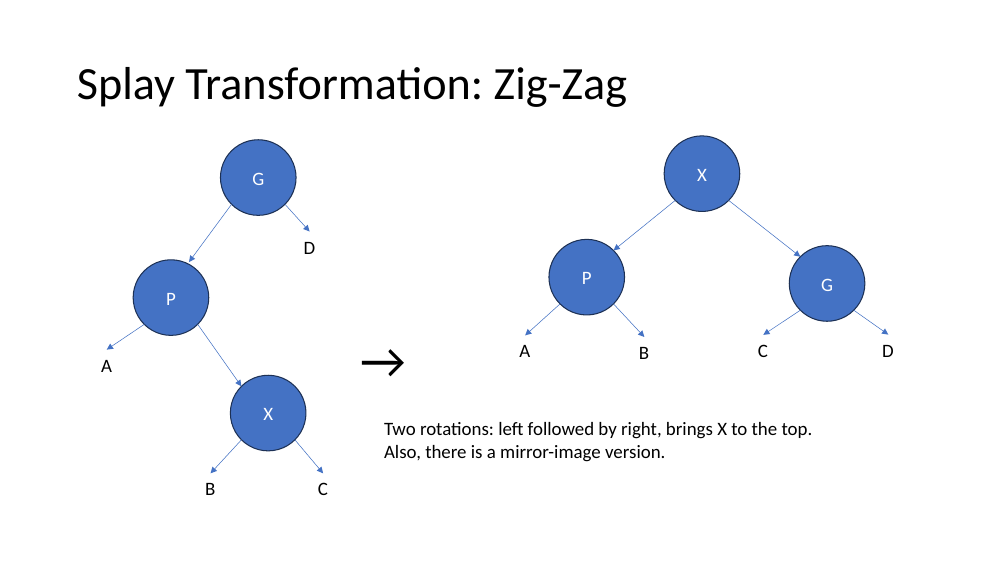
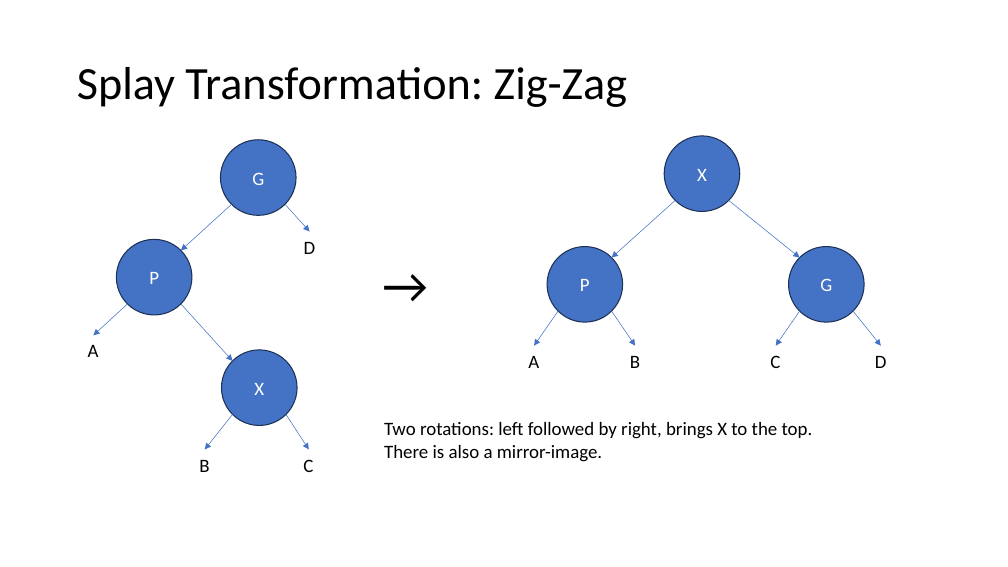
Before and after one commit to pchapin/cpp, a slide deck: slide 13 of SplayTree/SplayTrees.pptx. Drawn at 1008x567 pixels with LibreOffice and Linux fonts; fonts in the diff are those of the drawing. Boxes give left, top, right and bottom in pixels: in the first picture for what was removed or moved away, otherwise in the second. Text is boxed around its words. In the diff, an @@ line names an element or a change of style, - is before the commit and + after.

Commit message:
Cleaned up and extended the presentation on splay trees.

```diff
--- a/SplayTree/SplayTrees.pptx
+++ b/SplayTree/SplayTrees.pptx
@@ arrow moved from (231, 204) - (189, 262) to (231, 204) - (181, 250) @@
@@ arrow moved from (675, 200) - (614, 250) to (675, 200) - (612, 258) @@
@@ ellipse "P": place and size @@
-ellipse "P" at bbox=[133, 260, 209, 336]
+ellipse "P" at bbox=[116, 240, 192, 315]
@@ text "→": place and size @@
-text "→" at bbox=[352, 324, 414, 393]
+text "→" at bbox=[375, 250, 436, 318]
@@ ellipse "P": place and size @@
-ellipse "P" at bbox=[549, 240, 625, 315]
+ellipse "P" at bbox=[547, 247, 623, 322]
@@ arrow moved from (144, 324) - (107, 349) to (128, 304) - (93, 336) @@
@@ arrow moved from (198, 324) - (241, 386) to (181, 304) - (233, 361) @@
@@ arrow moved from (560, 304) - (526, 336) to (558, 311) - (534, 346) @@
@@ arrow moved from (614, 304) - (644, 337) to (612, 311) - (635, 346) @@
@@ arrow moved from (801, 310) - (764, 335) to (800, 311) - (776, 346) @@
@@ arrow moved from (854, 310) - (889, 335) to (853, 311) - (881, 346) @@
@@ text "A": place and size @@
-text "A" at bbox=[101, 360, 112, 372]
+text "A" at bbox=[88, 345, 99, 357]
@@ ellipse "X": place and size @@
-ellipse "X" at bbox=[231, 375, 306, 451]
+ellipse "X" at bbox=[222, 350, 297, 426]
@@ text "A": place and size @@
-text "A" at bbox=[519, 345, 530, 357]
+text "A" at bbox=[528, 356, 539, 368]
@@ text "B": place and size @@
-text "B" at bbox=[639, 347, 649, 359]
+text "B" at bbox=[630, 356, 640, 368]
@@ text "C": place and size @@
-text "C" at bbox=[758, 344, 768, 357]
+text "C" at bbox=[770, 355, 780, 368]
@@ text "D": place and size @@
-text "D" at bbox=[882, 345, 894, 357]
+text "D" at bbox=[875, 356, 887, 368]
@@ arrow moved from (241, 440) - (210, 473) to (233, 414) - (205, 450) @@
@@ arrow moved from (295, 440) - (323, 473) to (286, 414) - (309, 450) @@
@@ text at bbox=[384, 445, 602, 462]: text changed @@
-Also, there is a mirror-image version.
+There is also a mirror-image.
@@ text "B": place and size @@
-text "B" at bbox=[205, 483, 215, 495]
+text "B" at bbox=[199, 460, 209, 472]
@@ text "C": place and size @@
-text "C" at bbox=[318, 482, 328, 495]
+text "C" at bbox=[303, 459, 313, 472]
```
Also in this commit, not shown: 13 other slides changed, 3 slides added.
